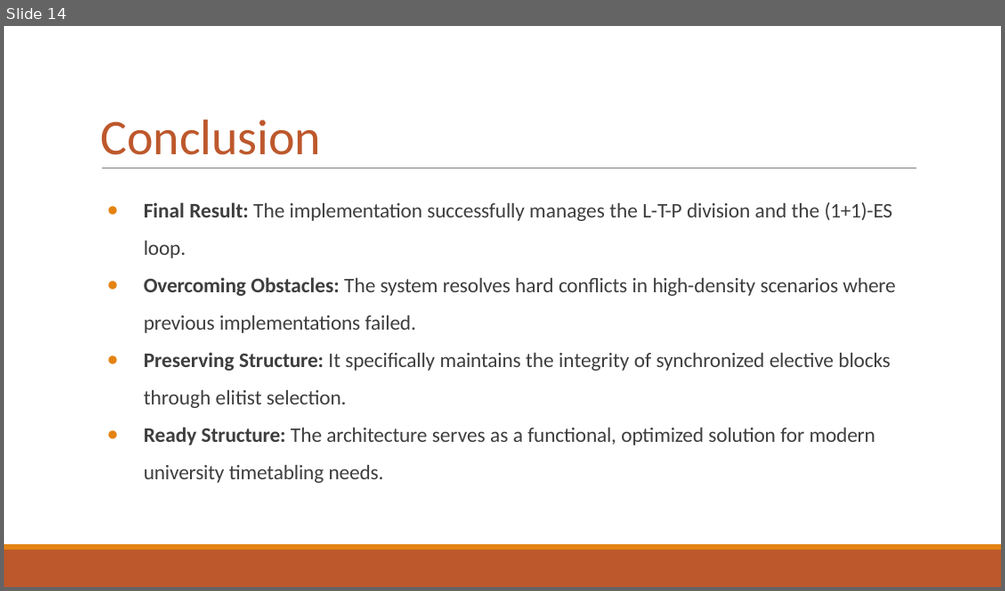
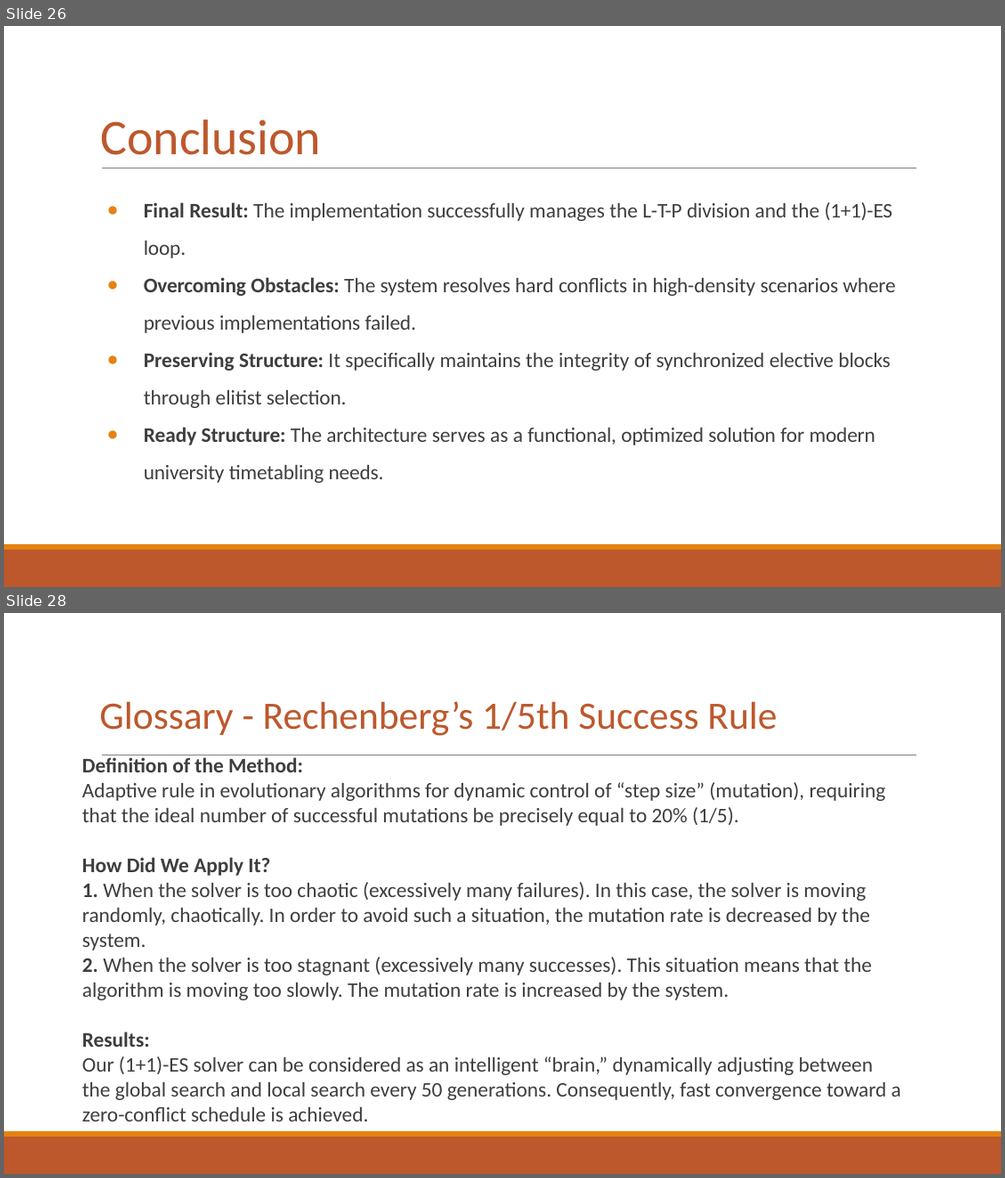
Before and after one commit to toad-of-code/timetable-editor-and-generator, a slide deck: TTGen (1).pptx. Shown one above the other, each under a label of ours: slide 14 before the commit, slides 26 and 28 after it; the slides between them are not shown. The pictures are 1005x591 and 1005x1178 pixels, drawn with LibreOffice and Linux fonts; fonts in the diff are those of the drawing. Boxes give left, top, right and bottom in pixels: in the first picture for what was removed or moved away, otherwise in the second. Text is boxed around its words. In the diff, an @@ line names an element or a change of style, - is before the commit and + after.

```diff
--- a/TTGen (1).pptx
+++ b/TTGen (1).pptx
@@ slide 28 added at (4, 613, 1001, 1174), background #FFFFFF; not listed: 3 template elements that a slide beside it also shows @@
@@ title added at (99, 701, 777, 736), 28 pt, text #BD582C @@
+Glossary - Rechenberg’s 1/5th Success Rule
@@ text added at (82, 755, 901, 1121), 15 pt, text #3E3E3E @@
+Definition of the Method:
+Adaptive rule in evolutionary algorithms for dynamic control of “step size” (mutation), requiring that the ideal number of successful mutations be precisely equal to 20% (1/5).
+How Did We Apply It?
+1. When the solver is too chaotic (excessively many failures). In this case, the solver is moving randomly, chaotically. In order to avoid such a situation, the mutation rate is decreased by the system.
+2. When the solver is too stagnant (excessively many successes). This situation means that the algorithm is moving too slowly. The mutation rate is increased by the system.
+Results:
+Our (1+1)-ES solver can be considered as an intelligent “brain,” dynamically adjusting between the global search and local search every 50 generations. Consequently, fast convergence toward a zero-conflict schedule is achieved.
@@ what was slide 14 is now slide 26 @@
```
Also in this commit, not shown: 7 slides changed, 15 other slides added, 3 slides removed, 16 other files.
